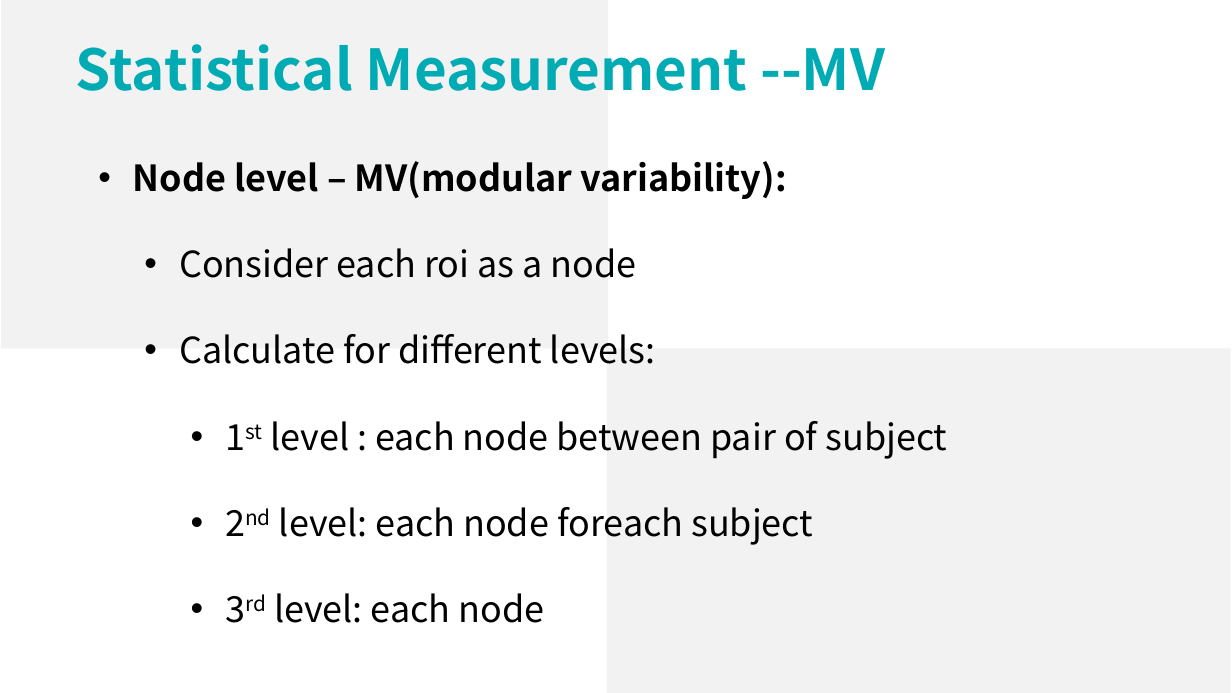
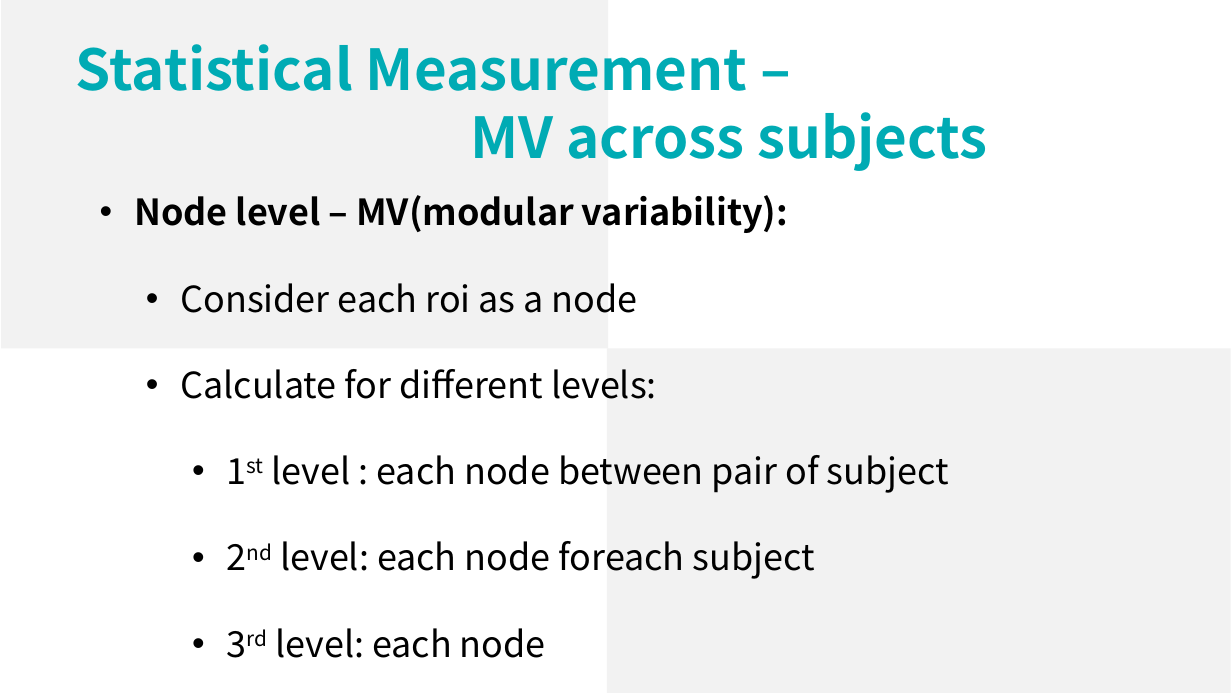
Before and after one commit to lsyoath/sheepy, a slide deck: slide 5 of Work/CurrentResults.pptx. Drawn at 1232x693 pixels with LibreOffice and Linux fonts; fonts in the diff are those of the drawing. Boxes give left, top, right and bottom in pixels: in the first picture for what was removed or moved away, otherwise in the second. Text is boxed around its words. In the diff, an @@ line names an element or a change of style, - is before the commit and + after.

```diff
--- a/Work/CurrentResults.pptx
+++ b/Work/CurrentResults.pptx
@@ text at (76, 44, 987, 171): text changed @@
-Statistical Measurement --MV
+Statistical Measurement –
+MV across subjects
@@ text "Node level – MV(modular variability):": place and size @@
-text "Node level – MV(modular variability):" at (133, 161, 948, 623)
+text "Node level – MV(modular variability):" at (134, 195, 949, 658)
```
Also in this commit, not shown: 5 other slides changed, 3 slides added, 2 other files.
